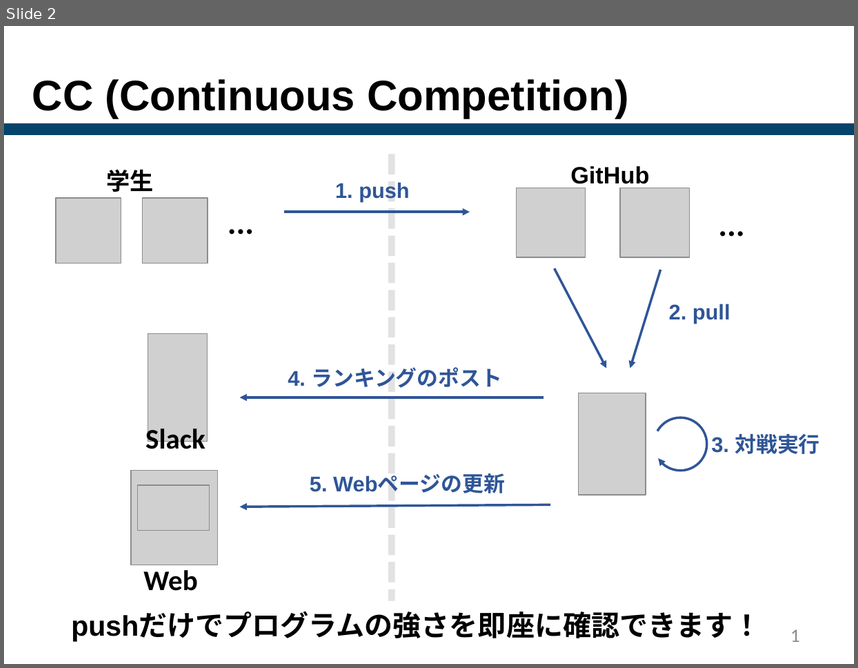
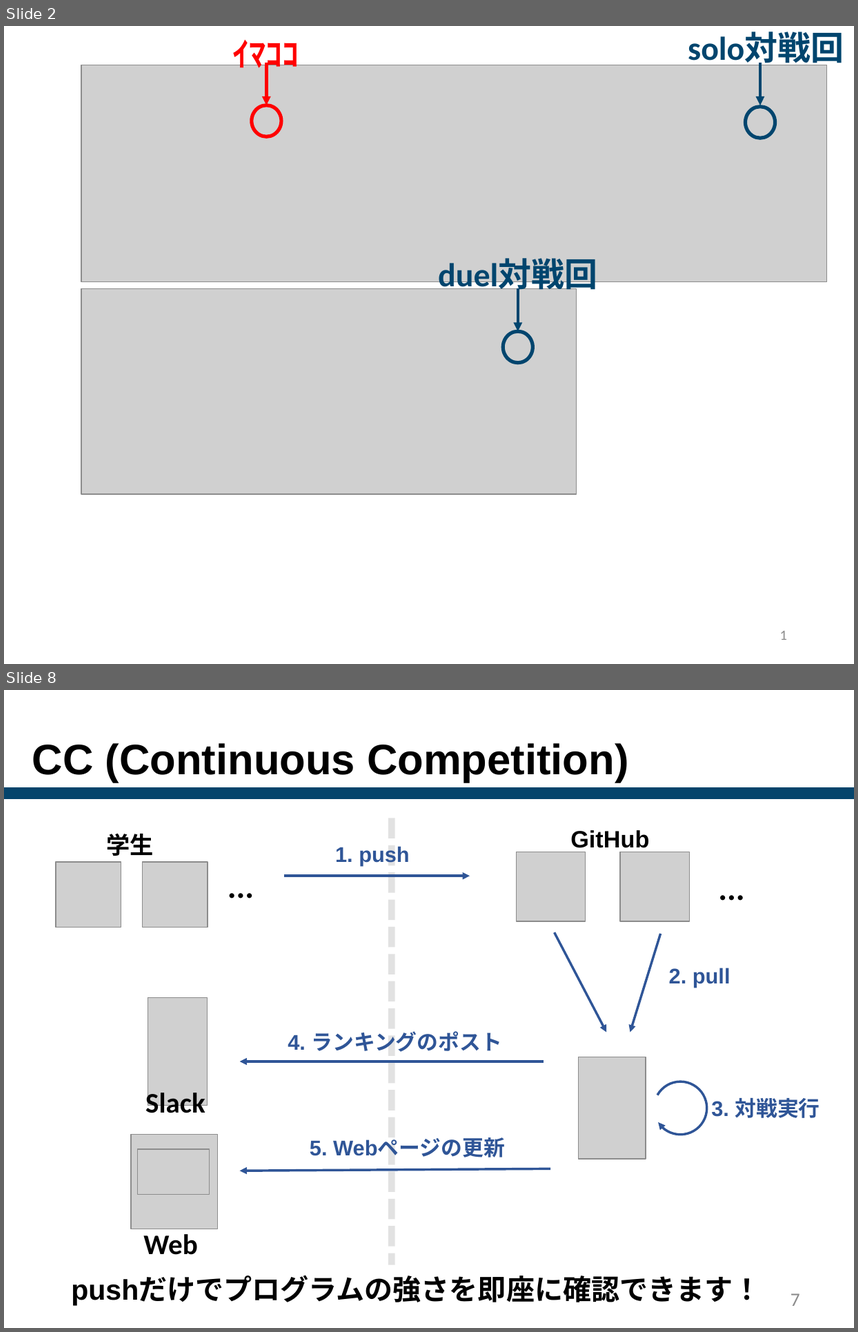
Before and after one commit to Yabushita111/share, a slide deck: y-yabust_pbl_20231006.pptx. Shown one above the other, each under a label of ours: slide 2 before the commit, slides 2 and 8 after it; the slides between them are not shown. The pictures are 858x668 and 858x1332 pixels, drawn with LibreOffice and Linux fonts; fonts in the diff are those of the drawing; grey boxes stand for pictures. Boxes give left, top, right and bottom in pixels: in the first picture for what was removed or moved away, otherwise in the second. Text is boxed around its words. In the diff, an @@ line names an element or a change of style, - is before the commit and + after.

```diff
--- a/y-yabust_pbl_20231006.pptx
+++ b/y-yabust_pbl_20231006.pptx
@@ slide 2 added at (4, 26, 854, 664), background #FFFFFF @@
@@ text added at (233, 40, 299, 74), 28 pt, text #FF0000, bold @@
+ｲﾏｺｺ
@@ text added at (688, 32, 844, 68), 28 pt, text #00456E, bold @@
+solo対戦回
@@ picture added at (81, 65, 827, 282) @@
@@ arrow added from (267, 63) to (267, 105), #FF0000 2.5 pt @@
@@ arrow added from (760, 63) to (760, 105), #00456E 2.5 pt @@
@@ ellipse added at (252, 105, 281, 136), outline #FF0000 3 pt @@
@@ ellipse added at (745, 107, 775, 138), outline #00456E 3 pt @@
@@ text added at (438, 258, 597, 294), 28 pt, text #00456E, bold @@
+duel対戦回
@@ picture added at (81, 289, 576, 495) @@
@@ arrow added from (518, 289) to (518, 331), #00456E 2.5 pt @@
@@ ellipse added at (503, 331, 533, 363), outline #00456E 3 pt @@
@@ page number added at (780, 630, 787, 639), 12 pt, text #8C8C8C @@
+1
@@ what was slide 2 is now slide 8 @@
@@ page number at (791, 1293, 800, 1305): text changed @@
-1
+7
```
Also in this commit, not shown: 1 slide changed, 5 other slides added, 3 other files.
